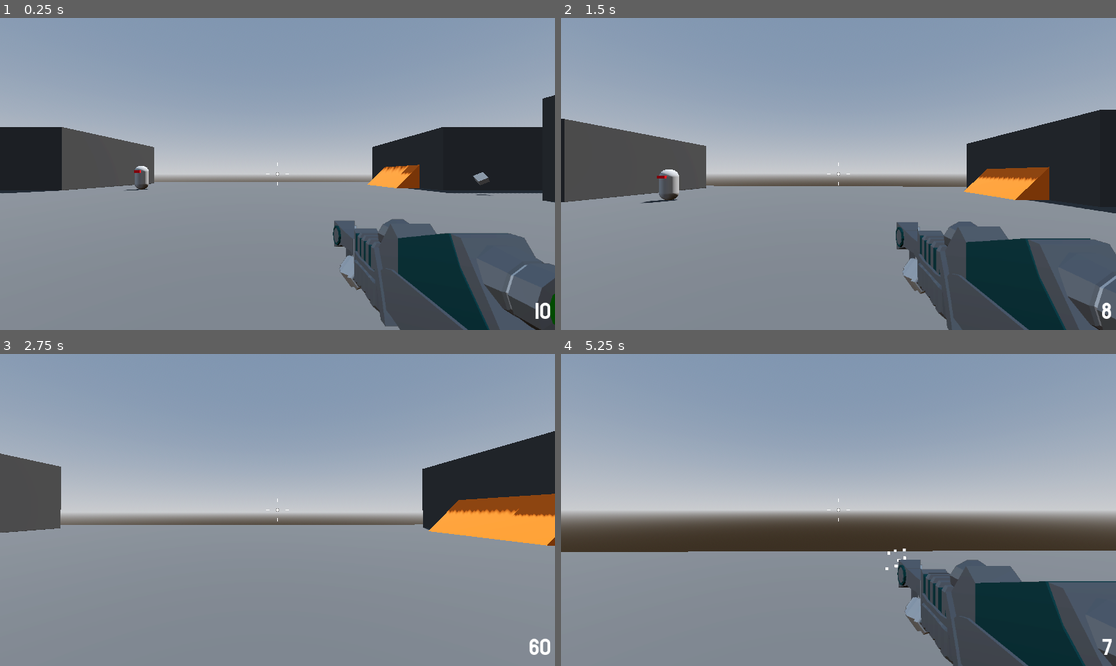
Above: before the commit, frames 1-4 (two rows, left to right).
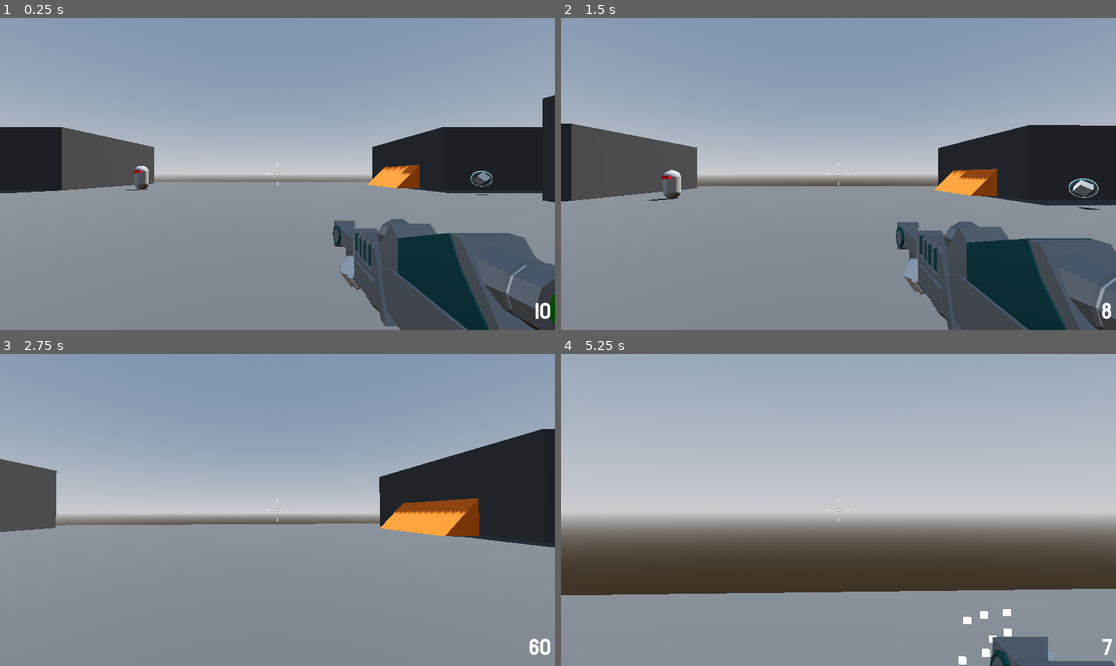
Above: after the commit, the same moments.

Repository: RileyWaldo/RoboRampage
Game: Godot game, scene res://Levels/SandBox.tscn
Same seed, same stepped clock (60 frames per second), same inputs: the game is played once before the commit and once after it.
Inputs (mouse positions are in pixels of both pictures, inside the frame that each line leads up to):
- Up to frame 1 (0.25 s): no input
- Up to frame 2 (1.5 s): move the mouse to (866, 174) at 0.52 s; hold Right mouse button (aim, bound only after the commit) 0.53-1.28 s; hold W (moveForward) from 0.53 s (still down); click (866, 174) at 0.67 s; tap Space (jump) at 0.77 s; move the mouse to (810, 174) at 1.27 s; click (810, 174) at 1.35 s
- Up to frame 3 (2.75 s): keep holding W (moveForward); tap Space (jump) at 1.52 s; right-click (249, 510) at 1.55 s; move the mouse to (288, 503) at 2.02 s; hold Mouse wheel up (nextWeapon) from 2.03 s (still down); click (288, 503) at 2.17 s; right-click (288, 503) at 2.3 s
- Up to frame 4 (5.25 s): keep holding W (moveForward); move the mouse to (832, 516) at 2.77 s; release Mouse wheel up (nextWeapon) at 2.78 s; tap Mouse wheel down (previousWeapon) at 2.85 s; click (832, 516) at 2.92 s; tap Space (jump) at 3.02, 3.77, 4.52 s; right-click (832, 516) at 3.05 s; move the mouse to (877, 513) at 3.52 s; hold 1 (weapon1) 3.53-4.28 s; click (877, 513) at 3.67 s; right-click (877, 513) at 3.8 s; move the mouse to (794, 506) at 4.27 s; tap 2 (weapon2) at 4.35 s; click (794, 506) at 4.42 s; right-click (794, 506) at 4.55 s; move the mouse to (844, 510) at 5.02 s; hold Right mouse button (aim, bound only after the commit) from 5.03 s (still down); click (844, 510) at 5.17 s

The runs differ from the first frame. In frame 1, less than 0.1% of the frame differs, in the area x 84-89%, y 48-58%; in frame 2, 4.5%; in frame 3, 5.2%; in frame 4, 51%, in the area x 0-100%, y 0-100%.

Commit message:
Added weapon aiming

Diff:
--- a/Assets/GameOverMenu.tres
+++ b/Assets/GameOverMenu.tres
@@ -1,10 +1,9 @@
 [gd_resource type="VisualShader" load_steps=5 format=3 uid="uid://bfn5iifdi1jmf"]
 
 [sub_resource type="VisualShaderNodeTexture" id="VisualShaderNodeTexture_b5h40"]
-source = 5
 
 [sub_resource type="VisualShaderNodeInput" id="VisualShaderNodeInput_i3iov"]
-input_name = "uv"
+input_name = "screen_uv"
 
 [sub_resource type="VisualShaderNodeFloatConstant" id="VisualShaderNodeFloatConstant_ykwj0"]
 constant = 2.0
@@ -20,21 +19,21 @@
 render_mode blend_mix;
 
 uniform sampler2D Screen : source_color, filter_linear_mipmap, hint_screen_texture;
+uniform sampler2D tex_frg_2;
 
 
 
-void vertex() {
+void fragment() {
 // Input:3
-	vec2 n_out3p0 = UV;
+	vec2 n_out3p0 = SCREEN_UV;
 
 
 // FloatConstant:4
 	float n_out4p0 = 2.000000;
 
 
-	vec4 n_out2p0;
 // Texture2D:2
-	n_out2p0 = textureLod(Screen, n_out3p0, n_out4p0);
+	vec4 n_out2p0 = textureLod(tex_frg_2, n_out3p0, n_out4p0);
 
 
 // Output:0
@@ -46,12 +45,12 @@
 mode = 1
 flags/light_only = false
 nodes/vertex/0/position = Vector2(1660, 240)
-nodes/vertex/2/node = SubResource("VisualShaderNodeTexture_b5h40")
-nodes/vertex/2/position = Vector2(1160, 280)
-nodes/vertex/3/node = SubResource("VisualShaderNodeInput_i3iov")
-nodes/vertex/3/position = Vector2(580, 140)
-nodes/vertex/4/node = SubResource("VisualShaderNodeFloatConstant_ykwj0")
-nodes/vertex/4/position = Vector2(640, 360)
-nodes/vertex/5/node = SubResource("VisualShaderNodeTexture2DParameter_5tq8m")
-nodes/vertex/5/position = Vector2(480, 560)
-nodes/vertex/connections = PackedInt32Array(3, 0, 2, 0, 4, 0, 2, 1, 5, 0, 2, 2, 2, 0, 0, 2)
+nodes/fragment/2/node = SubResource("VisualShaderNodeTexture_b5h40")
+nodes/fragment/2/position = Vector2(-260, 100)
+nodes/fragment/3/node = SubResource("VisualShaderNodeInput_i3iov")
+nodes/fragment/3/position = Vector2(-940, 80)
+nodes/fragment/4/node = SubResource("VisualShaderNodeFloatConstant_ykwj0")
+nodes/fragment/4/position = Vector2(-860, 320)
+nodes/fragment/5/node = SubResource("VisualShaderNodeTexture2DParameter_5tq8m")
+nodes/fragment/5/position = Vector2(-960, 500)
+nodes/fragment/connections = PackedInt32Array(2, 0, 0, 0, 3, 0, 2, 0, 4, 0, 2, 1, 5, 0, 2, 2)
--- /dev/null
+++ b/Assets/PickUpShader.tres
@@ -0,0 +1,39 @@
+[gd_resource type="VisualShader" load_steps=3 format=3 uid="uid://j0cij0sonhmu"]
+
+[sub_resource type="VisualShaderNodeFresnel" id="VisualShaderNodeFresnel_2n5hn"]
+default_input_values = [2, false, 3, 2.0]
+
+[sub_resource type="VisualShaderNodeColorConstant" id="VisualShaderNodeColorConstant_px4gq"]
+constant = Color(0, 0.59129494, 0.59193856, 1)
+
+[resource]
+code = "shader_type spatial;
+render_mode blend_mix, depth_draw_opaque, depth_test_default, cull_back, diffuse_lambert, specular_schlick_ggx;
+
+
+
+
+void fragment() {
+// ColorConstant:3
+	vec4 n_out3p0 = vec4(0.000000, 0.591295, 0.591939, 1.000000);
+
+
+// Fresnel:2
+	float n_in2p3 = 2.00000;
+	float n_out2p0 = pow(1.0 - clamp(dot(NORMAL, VIEW), 0.0, 1.0), n_in2p3);
+
+
+// Output:0
+	ALBEDO = vec3(n_out3p0.xyz);
+	ALPHA = n_out2p0;
+	EMISSION = vec3(n_out2p0);
+
+
+}
+"
+nodes/vertex/0/position = Vector2(1540, 300)
+nodes/fragment/2/node = SubResource("VisualShaderNodeFresnel_2n5hn")
+nodes/fragment/2/position = Vector2(-380, 180)
+nodes/fragment/3/node = SubResource("VisualShaderNodeColorConstant_px4gq")
+nodes/fragment/3/position = Vector2(-300, 540)
+nodes/fragment/connections = PackedInt32Array(2, 0, 0, 1, 2, 0, 0, 5, 3, 0, 0, 0)
--- a/GameObjects/Enemy.tscn
+++ b/GameObjects/Enemy.tscn
@@ -115,7 +115,6 @@
 script = ExtResource("1_4xroi")
 
 [node name="NavigationAgent3D" type="NavigationAgent3D" parent="."]
-debug_enabled = true
 
 [node name="MeshInstance3D" type="MeshInstance3D" parent="."]
 transform = Transform3D(1, 0, 0, 0, 1, 0, 0, 0, 1, 0, 1, 0)
--- a/GameObjects/PickUp.tscn
+++ b/GameObjects/PickUp.tscn
@@ -1,12 +1,56 @@
-[gd_scene load_steps=4 format=3 uid="uid://0p3ehjyjitbm"]
+[gd_scene load_steps=10 format=3 uid="uid://0p3ehjyjitbm"]
 
 [ext_resource type="Script" uid="uid://cis4ktv7bj48f" path="res://Scripts/PickUp.gd" id="1_cyvg4"]
+[ext_resource type="Shader" uid="uid://j0cij0sonhmu" path="res://Assets/PickUpShader.tres" id="2_okekb"]
 
 [sub_resource type="BoxMesh" id="BoxMesh_nd06s"]
 size = Vector3(0.5, 0.5, 0.5)
 
+[sub_resource type="ShaderMaterial" id="ShaderMaterial_1qoln"]
+render_priority = 0
+shader = ExtResource("2_okekb")
+
+[sub_resource type="SphereMesh" id="SphereMesh_m825t"]
+
 [sub_resource type="SphereShape3D" id="SphereShape3D_cyvg4"]
 radius = 1.0
+
+[sub_resource type="Animation" id="Animation_cyvg4"]
+resource_name = "idle"
+loop_mode = 1
+tracks/0/type = "value"
+tracks/0/imported = false
+tracks/0/enabled = true
+tracks/0/path = NodePath("AmmoMesh:rotation")
+tracks/0/interp = 1
+tracks/0/loop_wrap = true
+tracks/0/keys = {
+"times": PackedFloat32Array(0, 1),
+"transitions": PackedFloat32Array(-2, -2),
+"update": 0,
+"values": [Vector3(0.7853982, 0, 0.7853982), Vector3(0.7853982, 6.2831855, 0.7853982)]
+}
+
+[sub_resource type="Animation" id="Animation_okekb"]
+length = 0.001
+tracks/0/type = "value"
+tracks/0/imported = false
+tracks/0/enabled = true
+tracks/0/path = NodePath("AmmoMesh:rotation")
+tracks/0/interp = 1
+tracks/0/loop_wrap = true
+tracks/0/keys = {
+"times": PackedFloat32Array(0),
+"transitions": PackedFloat32Array(1),
+"update": 0,
+"values": [Vector3(0.7853982, 0, 0.7853982)]
+}
+
+[sub_resource type="AnimationLibrary" id="AnimationLibrary_1qoln"]
+_data = {
+&"RESET": SubResource("Animation_okekb"),
+&"idle": SubResource("Animation_cyvg4")
+}
 
 [node name="PickUp" type="Area3D"]
 script = ExtResource("1_cyvg4")
@@ -15,7 +59,17 @@
 transform = Transform3D(0.70710677, -0.70710677, 0, 0.49999997, 0.49999997, -0.70710677, 0.49999997, 0.49999997, 0.70710677, 0, 0, 0)
 mesh = SubResource("BoxMesh_nd06s")
 
+[node name="FresnelAura" type="MeshInstance3D" parent="."]
+material_override = SubResource("ShaderMaterial_1qoln")
+mesh = SubResource("SphereMesh_m825t")
+
 [node name="CollisionShape3D" type="CollisionShape3D" parent="."]
 shape = SubResource("SphereShape3D_cyvg4")
 
+[node name="AnimationPlayer" type="AnimationPlayer" parent="."]
+libraries = {
+&"": SubResource("AnimationLibrary_1qoln")
+}
+autoplay = "idle"
+
 [connection signal="body_entered" from="." to="." method="_on_body_entered"]
--- a/GameObjects/Player.tscn
+++ b/GameObjects/Player.tscn
@@ -172,6 +172,7 @@
 transform = Transform3D(1, 0, 0, 0, 1, 0, 0, 0, 1, 0, 1.3, 0)
 
 [node name="SmoothCamera" type="Camera3D" parent="CameraPivot"]
+unique_name_in_owner = true
 transform = Transform3D(1, 0, 0, 0, 1, 0, 0, 0, 1, 0, 1.2810733, 0)
 top_level = true
 cull_mask = 1048573
@@ -195,6 +196,7 @@
 render_target_update_mode = 4
 
 [node name="WeaponCamera" type="Camera3D" parent="SubViewportContainer/SubViewport"]
+unique_name_in_owner = true
 transform = Transform3D(1, 0, 0, 0, 1, 0, 0, 0, 1, 0, 1.2810733, 0)
 cull_mask = 2
 fov = 40.0
--- a/Scripts/Player.gd
+++ b/Scripts/Player.gd
@@ -6,6 +6,8 @@
 ##How high the player can jump in meters
 @export var jumpHeight := 1.0
 @export var fallMultiplyer := 2.0
+@export var aimMultiplyer := 0.4
+@export var zoomSpeed := 20.0
 
 var health: int = maxHealth:
 	set(value):
@@ -21,9 +23,22 @@
 @onready var damageOverlay: AnimationPlayer = $DamageOverlay/AnimationPlayer
 @onready var gameOverMenu: Control = $GameOverMenu
 @onready var ammoHandler: AmmoHandler = %AmmoHandler
+@onready var smoothCamera: Camera3D = %SmoothCamera
+@onready var weaponCamera: Camera3D = %WeaponCamera
+
+@onready var smoothCameraFOV := smoothCamera.fov
+@onready var weaponCameraFOV := weaponCamera.fov
 
 func _ready() -> void:
 	Input.mouse_mode = Input.MOUSE_MODE_CAPTURED
+
+func _process(delta: float) -> void:
+	if(Input.is_action_pressed("aim")):
+		smoothCamera.fov = lerp(smoothCamera.fov, smoothCameraFOV * aimMultiplyer, delta * zoomSpeed)
+		weaponCamera.fov = lerp(weaponCamera.fov, weaponCameraFOV * aimMultiplyer, delta * zoomSpeed)
+	else:
+		smoothCamera.fov = lerp(smoothCamera.fov, smoothCameraFOV, delta * zoomSpeed)
+		weaponCamera.fov = lerp(weaponCamera.fov, weaponCameraFOV, delta * zoomSpeed)
 
 func _physics_process(delta: float) -> void:
 	HandleCameraRotation()
@@ -46,6 +61,9 @@
 	if(direction):
 		velocity.x = direction.x * moveSpeed
 		velocity.z = direction.z * moveSpeed
+		if(Input.is_action_pressed("aim")):
+			velocity.x *= aimMultiplyer
+			velocity.z *= aimMultiplyer
 	else:
 		velocity.x = move_toward(velocity.x, 0, moveSpeed)
 		velocity.z = move_toward(velocity.z, 0, moveSpeed)
@@ -56,6 +74,8 @@
 	if(event is InputEventMouseMotion):
 		if(Input.mouse_mode == Input.MOUSE_MODE_CAPTURED):
 			mouseMotion = -event.relative * 0.001
+			if(Input.is_action_pressed("aim")):
+				mouseMotion *= aimMultiplyer
 
 		if(event is InputEventMouseButton):
 			if(event.pressed and event.button_index == MOUSE_BUTTON_LEFT):
--- a/project.godot
+++ b/project.godot
@@ -71,3 +71,8 @@
 "events": [Object(InputEventMouseButton,"resource_local_to_scene":false,"resource_name":"","device":-1,"window_id":0,"a …(260 unchanged characters)…
 ]
 }
+aim={
+"deadzone": 0.2,
+"events": [Object(InputEventMouseButton,"resource_local_to_scene":false,"resource_name":"","device":-1,"window_id":0,"alt_pressed":false,"shift_pressed":false,"ctrl_pressed":false,"meta_pressed":false,"button_mask":2,"position":Vector2(90, 22),"global_position":Vector2(104, 95),"factor":1.0,"button_index":2,"canceled":false,"pressed":true,"double_click":false,"script":null)
+]
+}
